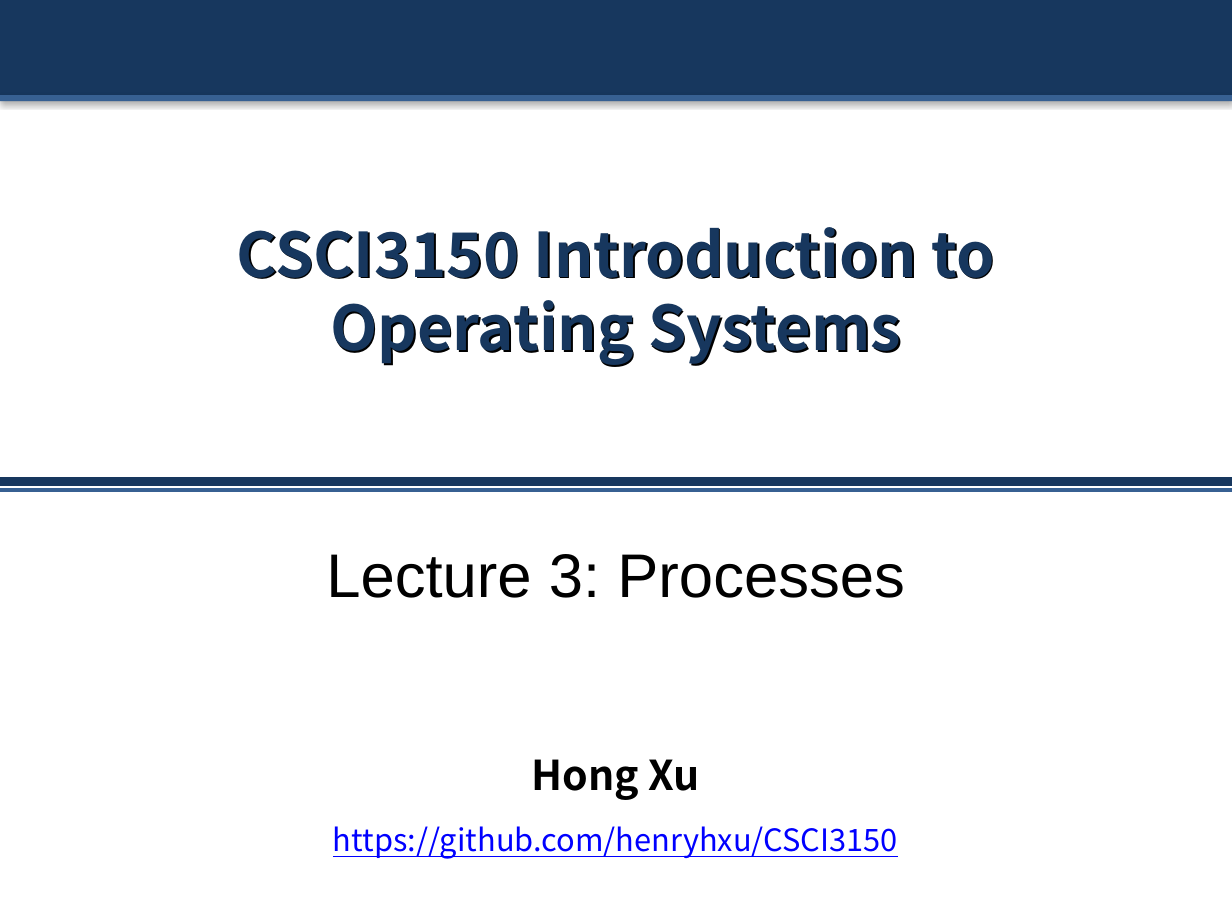
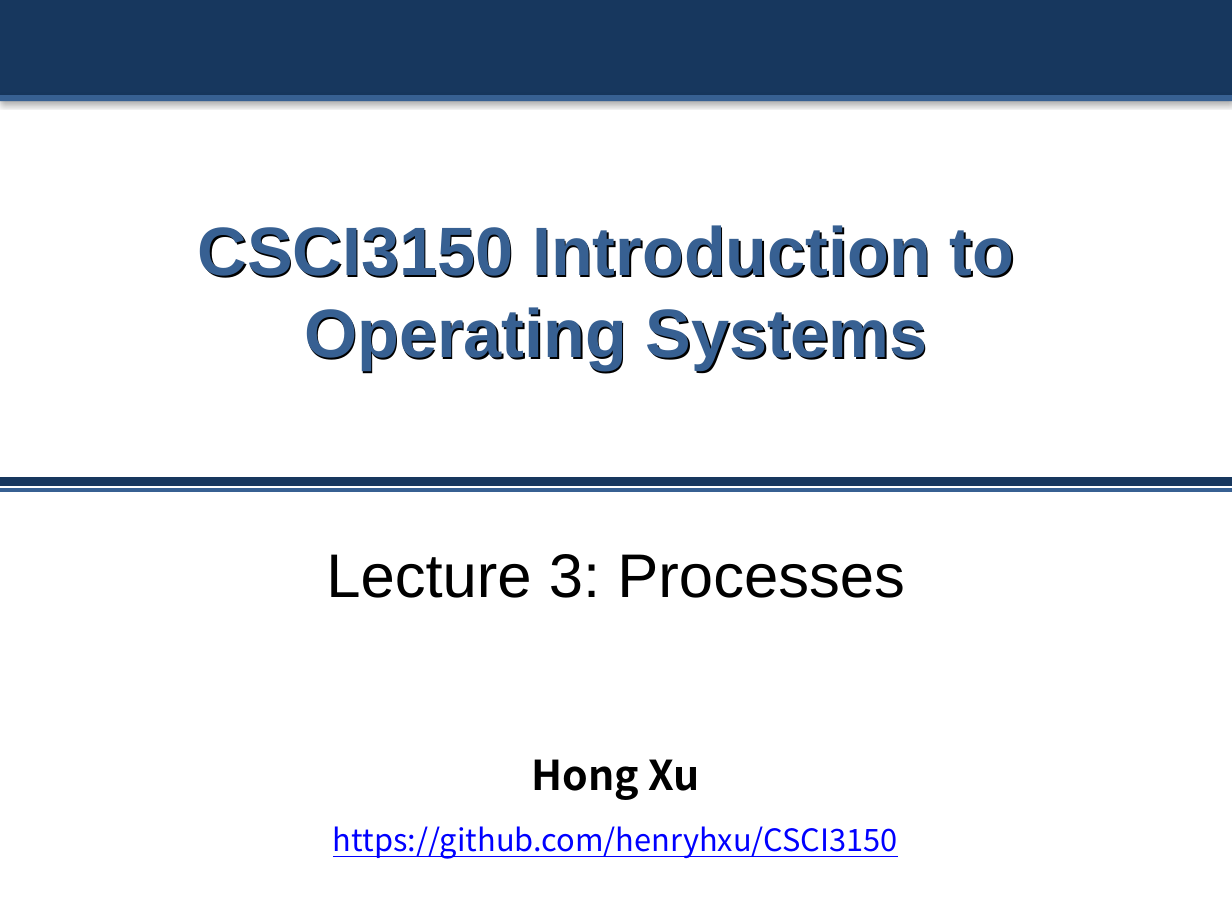
Before and after one commit to henryhxu/CSCI3150, a slide deck: slide 1 of lectures/lec3_processes.pptx. Drawn at 1232x924 pixels with LibreOffice and Linux fonts; fonts in the diff are those of the drawing. Boxes give left, top, right and bottom in pixels: in the first picture for what was removed or moved away, otherwise in the second. Text is boxed around its words. In the diff, an @@ line names an element or a change of style, - is before the commit and + after.

```diff
--- a/lectures/lec3_processes.pptx
+++ b/lectures/lec3_processes.pptx
@@ title "CSCI3150 Introduction to Operating Systems" at (x1=198, y1=225, x2=1015, y2=370): size 36 to 40 pt, font Noto Sans CJK KR to Arial, text colour #17375E to #376092 @@
```
Also in this commit, not shown: 1 other file.
